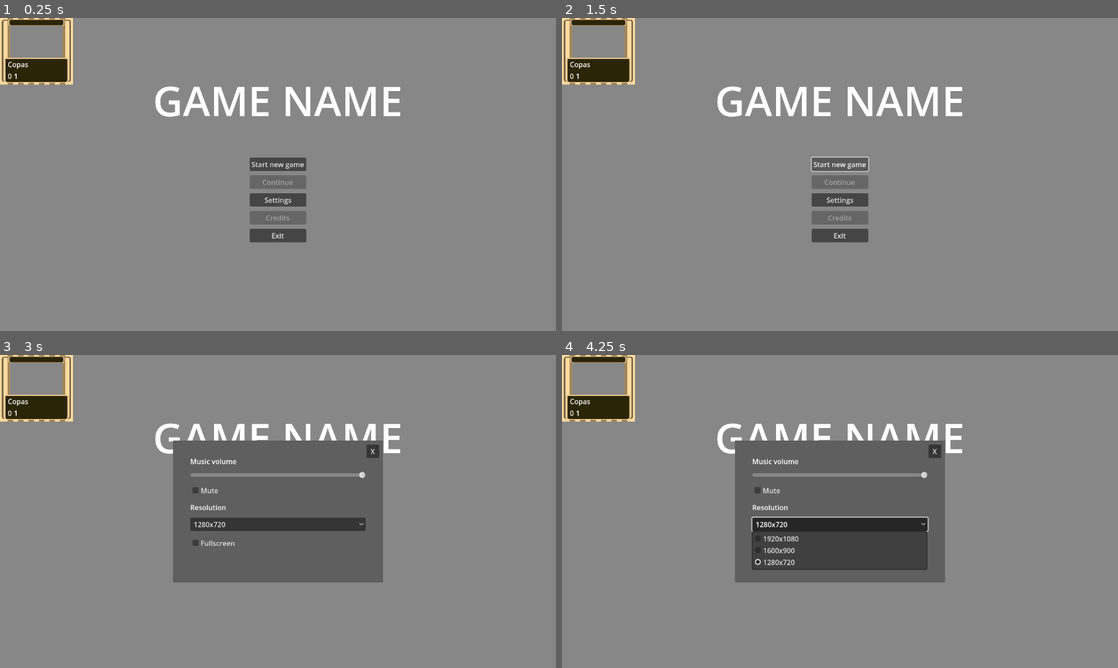
Above: before the commit, frames 1-4 (two rows, left to right).
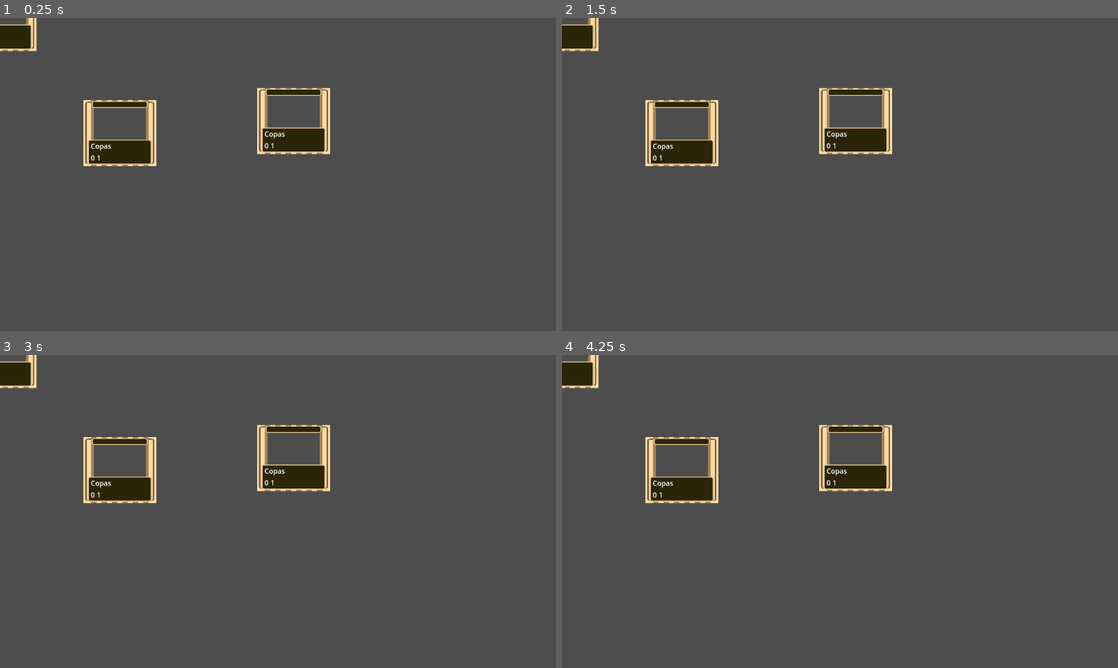
Above: after the commit, the same moments.

Repository: LYG-Studio/godot-game
Game: Godot game, scene res://scenes/Main/Main.tscn
Two runs of this game, one before a commit and one after it. Both use one fixed random seed, a clock stepped at 60 frames per second and the inputs below.
Inputs (mouse positions are in pixels of both pictures, inside the frame that each line leads up to):
- Up to frame 1 (0.25 s): no input
- Up to frame 2 (1.5 s): click (840, 165) at 0.5 s, where only the run before the commit has a clickable "Start new game"; click (840, 165) at 1.25 s, where only the run before the commit has a clickable "Start new game"
- Up to frame 3 (3 s): click (278, 502) at 2 s, where only the run before the commit has a clickable "Start new game"; click (278, 536) at 2.75 s, where only the run before the commit has a clickable "Settings"
- Up to frame 4 (4.25 s): click (840, 524) at 3.5 s, where only the run before the commit has a clickable "1280x720"

The runs differ from the first frame. In frame 1, 99% of the frame differs, in the area x 0-100%, y 0-100%; in frame 2, 99%; in frame 3, 85%; in frame 4, 86%.

Commit message:
feat: first episode of tutorial

Diff:
--- a/game/prefabs/Card/Card.tscn
+++ b/game/prefabs/Card/Card.tscn
@@ -11,23 +11,22 @@
 script = ExtResource("1_lrgw6")
 card_type = ExtResource("2_hdxfl")
 
-[node name="Sprite2D" type="Sprite2D" parent="."]
+[node name="CardImage" type="Sprite2D" parent="."]
 scale = Vector2(0.24, 0.152727)
 texture = ExtResource("3_tdy70")
-centered = false
 region_rect = Rect2(16, 16, 16, 16)
 
 [node name="Area2D" type="Area2D" parent="."]
 
 [node name="CollisionShape2D" type="CollisionShape2D" parent="Area2D"]
-position = Vector2(84, 77.25)
+position = Vector2(-1, 1)
 shape = SubResource("RectangleShape2D_hdxfl")
 
 [node name="VBoxContainer" type="VBoxContainer" parent="."]
-offset_left = 18.0
-offset_top = 95.0
-offset_right = 152.0
-offset_bottom = 145.0
+offset_left = -67.0
+offset_top = 18.0
+offset_right = 67.0
+offset_bottom = 68.0
 
 [node name="Name" type="Label" parent="VBoxContainer"]
 layout_mode = 2
--- a/game/prefabs/Card/card.gd
+++ b/game/prefabs/Card/card.gd
@@ -26,6 +26,6 @@
 
 	self.card_type.effect.on_draw()
 
-func _input(event: InputEvent) -> void:
-	if event is InputEventMouseButton and event.button_index == MOUSE_BUTTON_LEFT:
-		print(event)
+#func _input(event: InputEvent) -> void:
+	#if event is InputEventMouseButton and event.button_index == MOUSE_BUTTON_LEFT:
+		#print(event)
--- a/game/project.godot
+++ b/game/project.godot
@@ -20,6 +20,7 @@
 window/size/viewport_width=1280
 window/size/viewport_height=720
 window/stretch/mode="viewport"
+window/vsync/vsync_mode=0
 
 [physics]
 
--- a/game/scenes/Main/Main.tscn
+++ b/game/scenes/Main/Main.tscn
@@ -1,9 +1,13 @@
-[gd_scene load_steps=3 format=3 uid="uid://b3j3xbhcuetq5"]
+[gd_scene load_steps=4 format=3 uid="uid://b3j3xbhcuetq5"]
 
 [ext_resource type="Script" uid="uid://3y1f8ia313tc" path="res://scenes/Main/main.gd" id="1_owiiy"]
 [ext_resource type="PackedScene" uid="uid://d0p75dpkkl4id" path="res://scenes/TitleScreen/TitleScreen.tscn" id="2_owiiy"]
+[ext_resource type="PackedScene" uid="uid://d2ekpb50n3u8u" path="res://scenes/Match/Match.tscn" id="3_8llo8"]
 
 [node name="Node" type="Node"]
 script = ExtResource("1_owiiy")
 
 [node name="TitleScreen" parent="." instance=ExtResource("2_owiiy")]
+visible = false
+
+[node name="Match" parent="." instance=ExtResource("3_8llo8")]
--- /dev/null
+++ b/game/scenes/Match/CardManager.gd
@@ -0,0 +1,37 @@
+extends Node2D
+
+const COLLISION_MASK_CARD = 1
+
+var screen_size
+var card_being_dragged
+
+func _ready() -> void:
+	screen_size = get_viewport_rect().size
+
+func _process(delta: float) -> void:
+	if card_being_dragged:
+		var mouse_pos = get_global_mouse_position()
+		card_being_dragged.position = Vector2(clamp(mouse_pos.x, 0, screen_size.x),
+		clamp(mouse_pos.y, 0, screen_size.y))
+
+func _input(event: InputEvent) -> void:
+	if event is InputEventMouseButton and event.button_index == MOUSE_BUTTON_LEFT:
+		if event.is_pressed():
+			print("click")
+			var card = raycast_check_for_card()
+			if card:
+				card_being_dragged = card
+		else:
+			card_being_dragged = null
+			print("released")
+
+func raycast_check_for_card() -> Node2D:
+	var space_state = get_world_2d().direct_space_state
+	var parameters = PhysicsPointQueryParameters2D.new()
+	parameters.position = get_global_mouse_position()
+	parameters.collide_with_areas = true
+	parameters.collision_mask = COLLISION_MASK_CARD
+	var result = space_state.intersect_point(parameters)
+	if result.size() > 0:
+		return result[0].collider.get_parent()
+	return null
--- a/game/scenes/Match/Match.tscn
+++ b/game/scenes/Match/Match.tscn
@@ -1,8 +1,17 @@
-[gd_scene load_steps=2 format=3 uid="uid://d2ekpb50n3u8u"]
+[gd_scene load_steps=4 format=3 uid="uid://d2ekpb50n3u8u"]
 
 [ext_resource type="Script" uid="uid://ctxnvyi4k7xsf" path="res://scenes/Match/match.gd" id="1_r4s8i"]
+[ext_resource type="Script" uid="uid://dyirajl0fkxoc" path="res://scenes/Match/CardManager.gd" id="2_1psl4"]
+[ext_resource type="PackedScene" uid="uid://d3kk37d05w8iu" path="res://prefabs/Card/Card.tscn" id="3_gtor4"]
 
 [node name="Match" type="Node2D"]
 script = ExtResource("1_r4s8i")
 
-[node name="Room" type="Node2D" parent="."]
+[node name="CardManager" type="Node2D" parent="."]
+script = ExtResource("2_1psl4")
+
+[node name="Card" parent="CardManager" instance=ExtResource("3_gtor4")]
+position = Vector2(276, 265)
+
+[node name="Card2" parent="CardManager" instance=ExtResource("3_gtor4")]
+position = Vector2(676, 237)
Not shown, added: game/scenes/Match/CardManager.gd.uid
